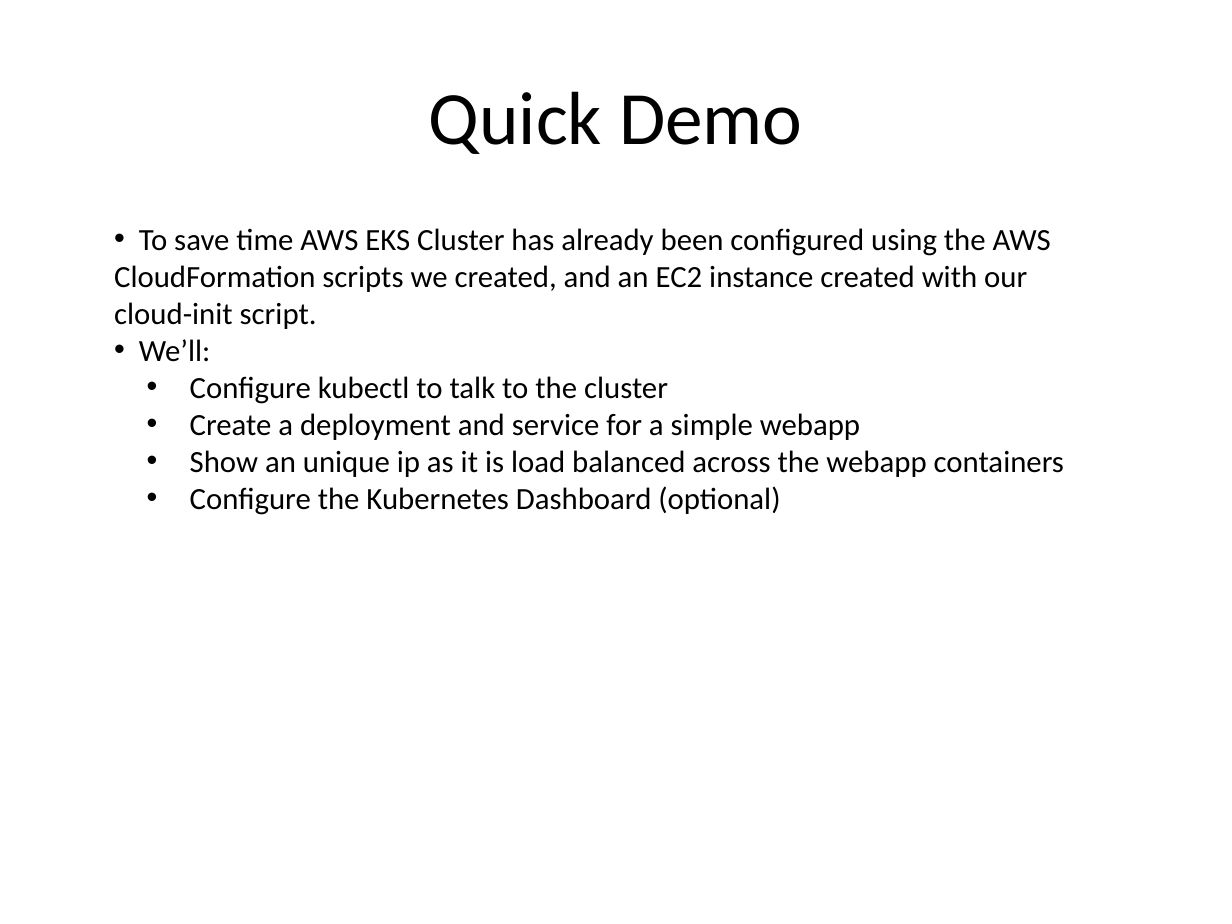
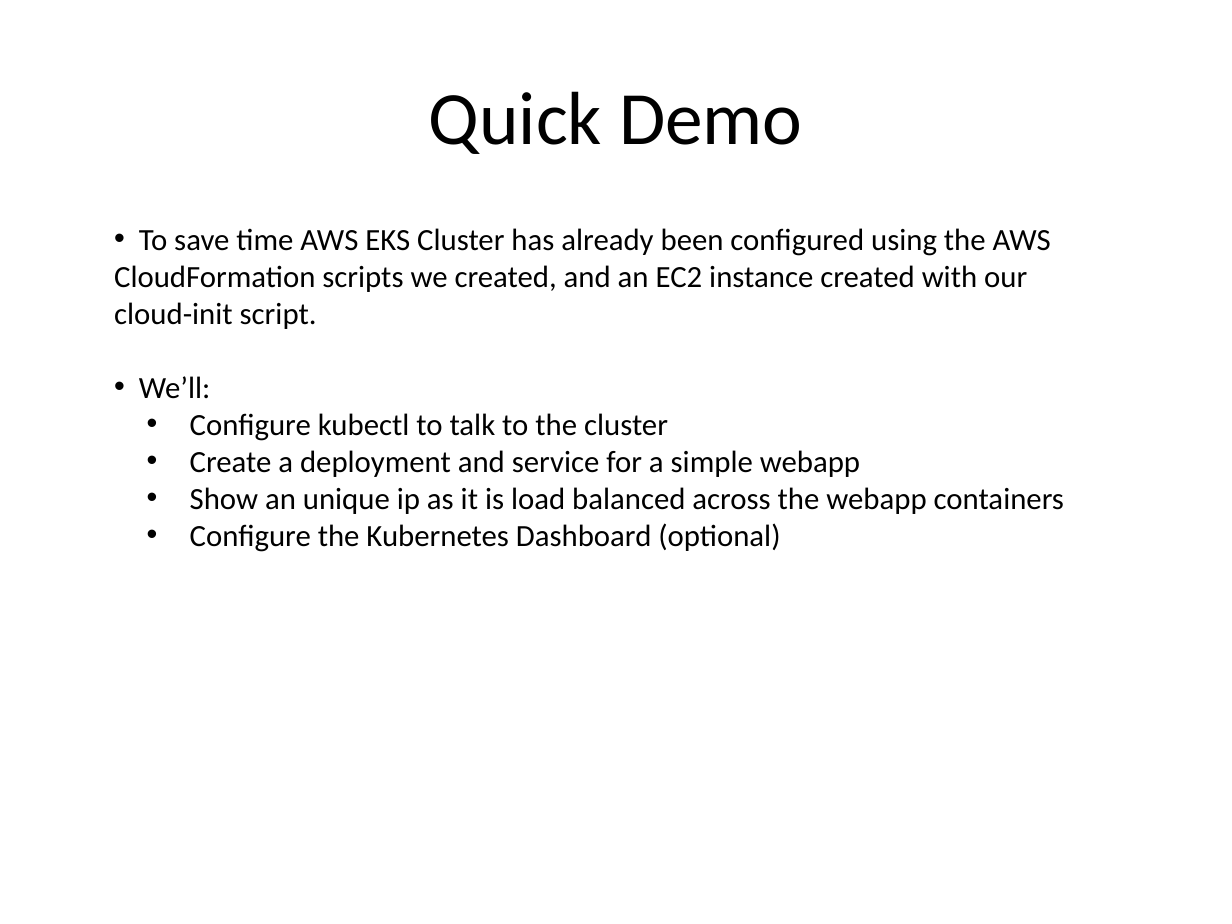
Before and after one commit to kskalvar/aws-eks-cluster-quickstart, a slide deck: slide 9 of slides/AWS-EKS-Cluster-Quickstart.pptx. Drawn at 1232x924 pixels with LibreOffice and Linux fonts; fonts in the diff are those of the drawing; background and template pictures are left out. Boxes give left, top, right and bottom in pixels: in the first picture for what was removed or moved away, otherwise in the second. Text is boxed around its words. In the diff, an @@ line names an element or a change of style, - is before the commit and + after.

```diff
--- a/slides/AWS-EKS-Cluster-Quickstart.pptx
+++ b/slides/AWS-EKS-Cluster-Quickstart.pptx
@@ text "To save time AWS EKS ..." rewrapped from (x1=114, y1=228, x2=1064, y2=515) to (x1=114, y1=228, x2=1064, y2=552) @@
```
Also in this commit, not shown: 6 other slides changed.
